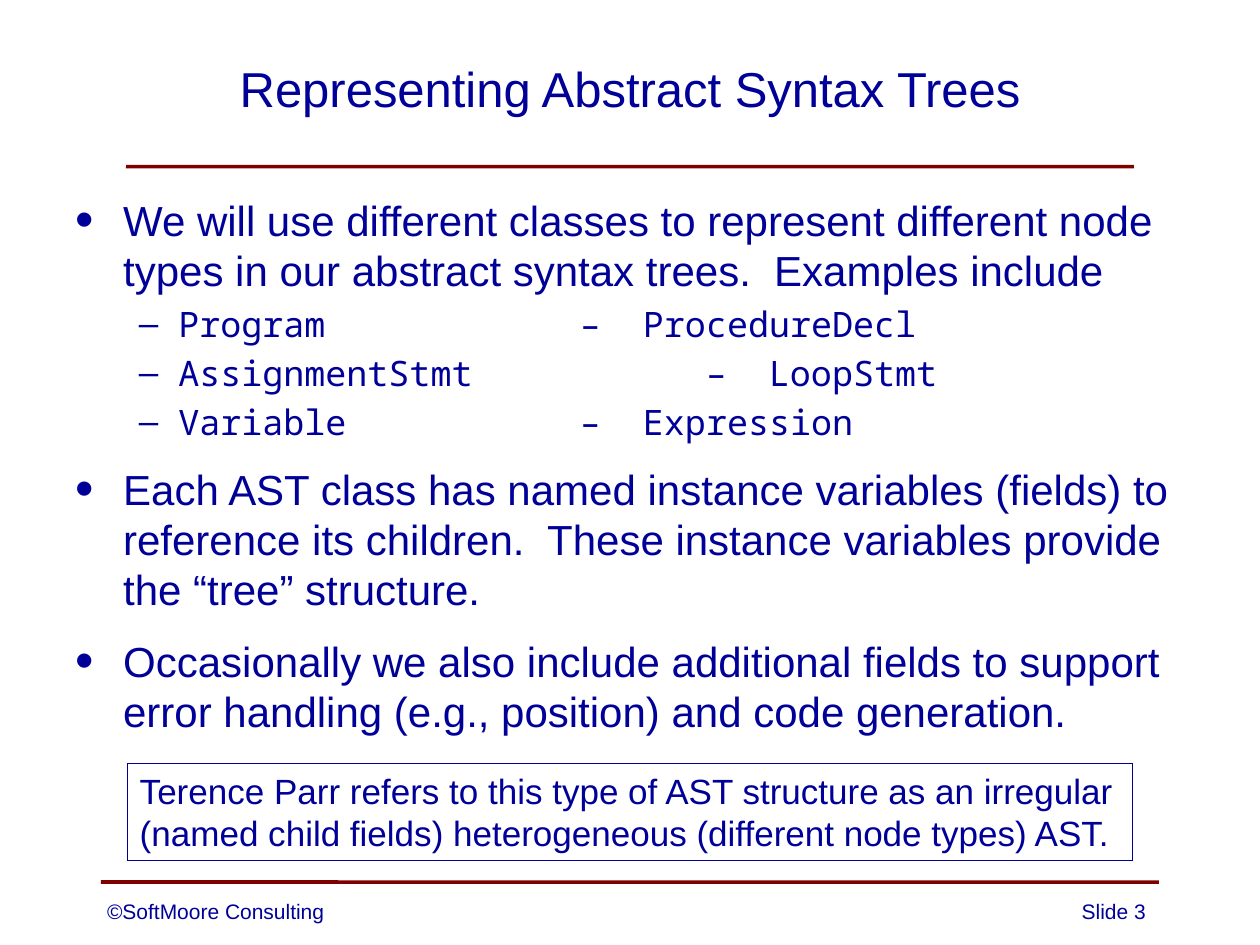
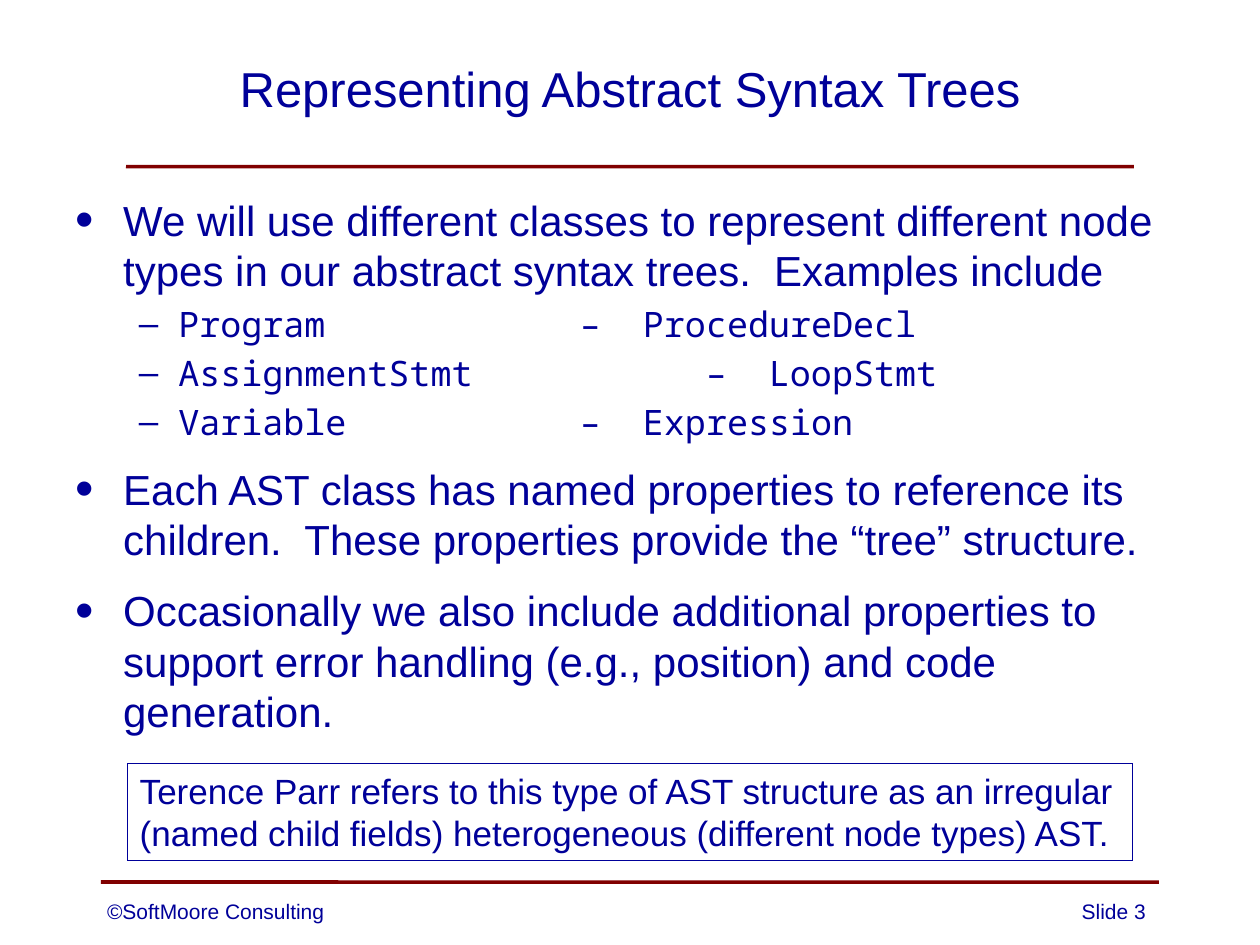
Before and after one commit to SoftMoore/CPRL-Kt, a slide deck: slide 3 of PowerPoint Slides/08 - Abstract Syntax Trees.pptx. Drawn at 1260x945 pixels with LibreOffice and Linux fonts; fonts in the diff are those of the drawing. Boxes give left, top, right and bottom in pixels: in the first picture for what was removed or moved away, otherwise in the second. Text is boxed around its words. In the diff, an @@ line names an element or a change of style, - is before the commit and + after.

Commit message:
minor corrections to one slide

```diff
--- a/PowerPoint Slides/08 - Abstract Syntax Trees.pptx
+++ b/PowerPoint Slides/08 - Abstract Syntax Trees.pptx
@@ text at [123,474,1138,736]: text changed @@
-• Each AST class has named instance variables (fields) to reference its children. These instance variables provide the “tree” structure.
-• Occasionally we also include additional fields to support error handling (e.g., position) and code generation.
+• Each AST class has named properties to reference its children. These properties provide the “tree” structure.
+• Occasionally we also include additional properties to support error handling (e.g., position) and code generation.
```
